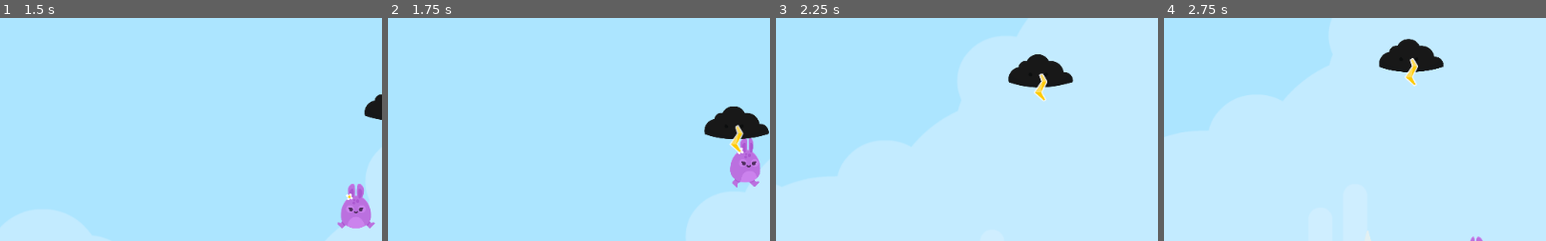
Above: before the commit, frames 1-4 (left to right).
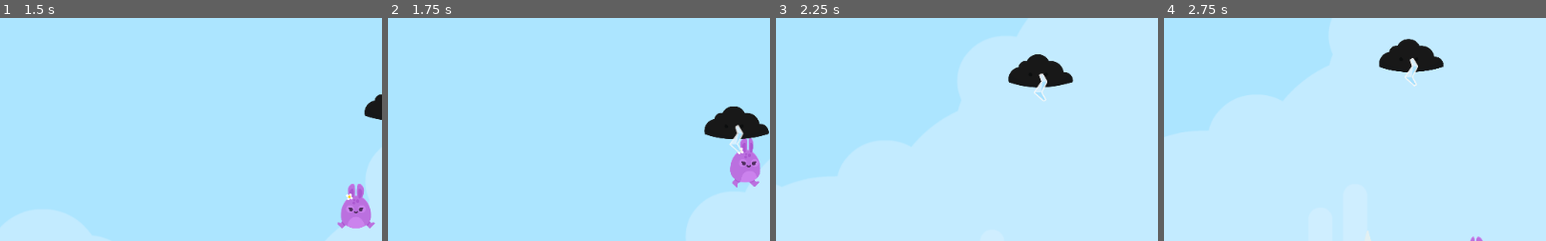
Above: after the commit, the same moments.

Repository: KennedyMungai/SimplePlatformer
Game: Godot game, scene res://Scenes/Levels/Level1.tscn
The game is run twice, just before and just after one commit, with the same random seed, the same clock (stepped at 60 frames per second) and the same inputs.
Inputs:
- Up to frame 1 (1.5 s): hold D (right) from 0.53 s (still down); tap W (jump) at 0.77 s
- Up to frame 2 (1.75 s): keep holding D (right); tap W (jump) at 1.52 s
- Up to frame 3 (2.25 s): release D (right) at 2.03 s; hold A (left) from 2.03 s (still down)
- Up to frame 4 (2.75 s): keep holding A (left)
The pictures show only the part of the screen within x 18-68%, y 5-55%; the shares and areas given below are measured in that part.

Frame 1 is identical in both runs. In frame 2, 0.1% of the frame differs, in the area x 89-93%, y 48-61%; in frame 3, 0.1%, in the area x 67-71%, y 25-38%; in frame 4, 0.1%.

Commit message:
Added a brand new script to lightning

Diff:
--- a/Scenes/Lightning.tscn
+++ b/Scenes/Lightning.tscn
@@ -1,7 +1,8 @@
-[gd_scene load_steps=5 format=2]
+[gd_scene load_steps=6 format=2]
 
 [ext_resource path="res://GFX/Particles/lighting_blue.png" type="Texture" id=1]
 [ext_resource path="res://GFX/Particles/lighting_yellow.png" type="Texture" id=2]
+[ext_resource path="res://Scripts/Lightning.gd" type="Script" id=3]
 
 [sub_resource type="RectangleShape2D" id=2]
 extents = Vector2( 24, 56 )
@@ -15,6 +16,7 @@
 } ]
 
 [node name="Lightning" type="Node2D"]
+script = ExtResource( 3 )
 
 [node name="Area2D" type="Area2D" parent="."]
 collision_layer = 4
@@ -27,5 +29,4 @@
 
 [node name="AnimatedSprite" type="AnimatedSprite" parent="."]
 frames = SubResource( 1 )
-frame = 1
 playing = true
